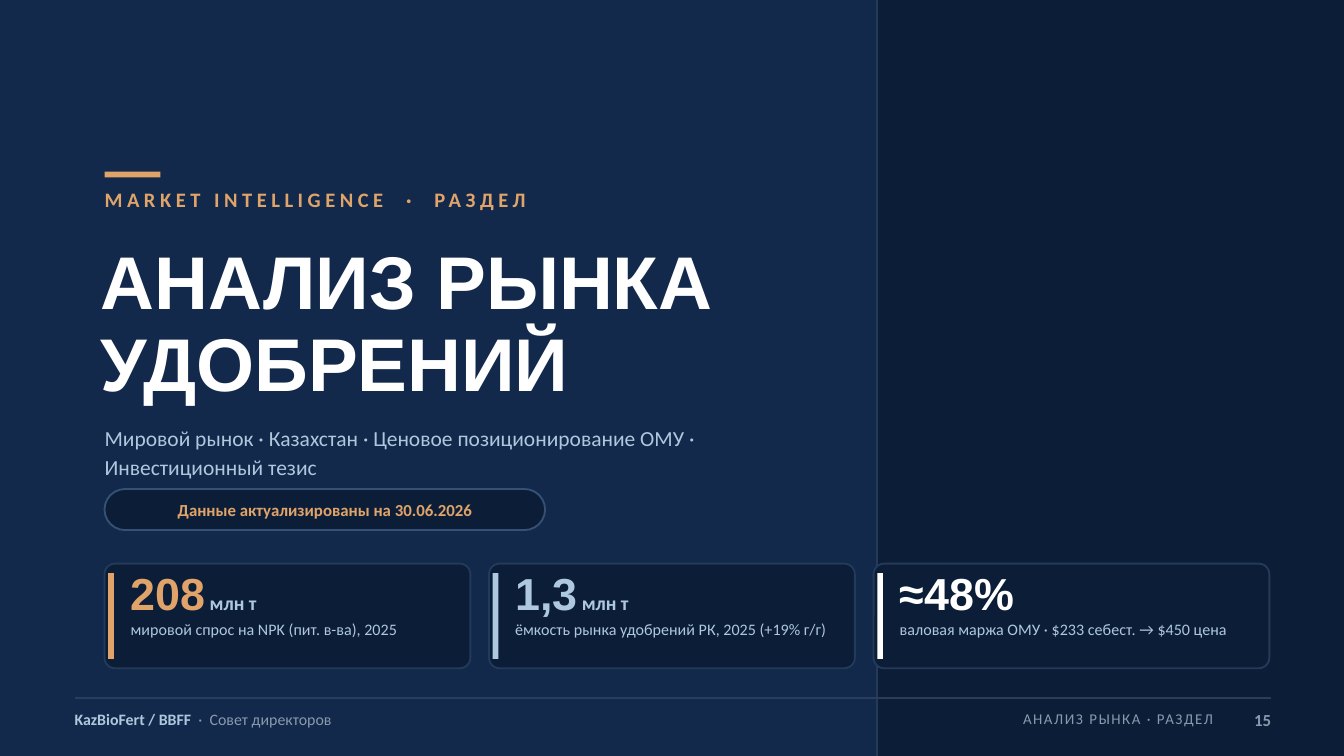
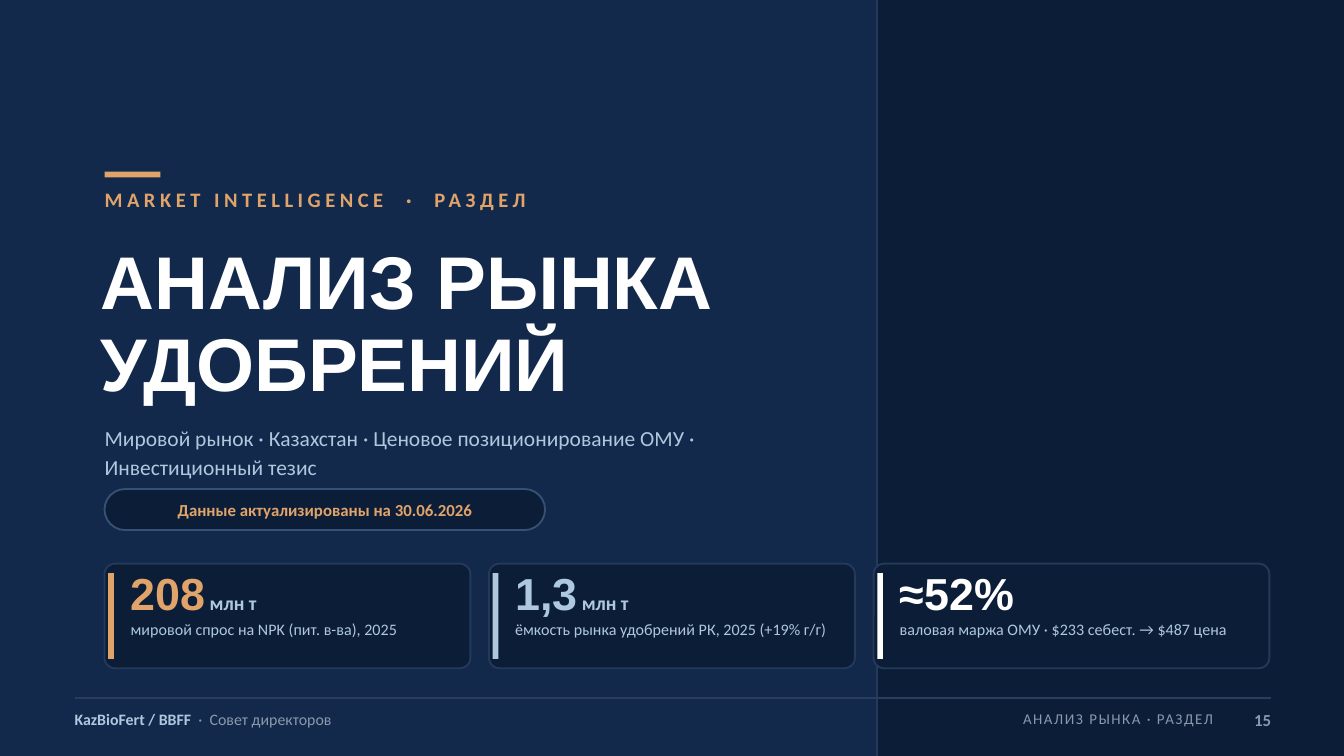
Before and after one commit to aoobakirov/board-presentation, a slide deck: slide 15 of KazBioFert_Board_Presentation_FINAL_20260709.pptx. Drawn at 1344x756 pixels with LibreOffice and Linux fonts; fonts in the diff are those of the drawing. Boxes give left, top, right and bottom in pixels: in the first picture for what was removed or moved away, otherwise in the second. Text is boxed around its words. In the diff, an @@ line names an element or a change of style, - is before the commit and + after.

```diff
--- a/KazBioFert_Board_Presentation_FINAL_20260709.pptx
+++ b/KazBioFert_Board_Presentation_FINAL_20260709.pptx
@@ text at (x1=900, y1=578, x2=1014, y2=611): text changed @@
-≈48%
+≈52%
@@ text at (x1=900, y1=624, x2=1227, y2=638): text changed @@
-валовая маржа ОМУ · $233 себест. → $450 цена
+валовая маржа ОМУ · $233 себест. → $487 цена
```
Also in this commit, not shown: 5 other slides changed, 4 other files.
